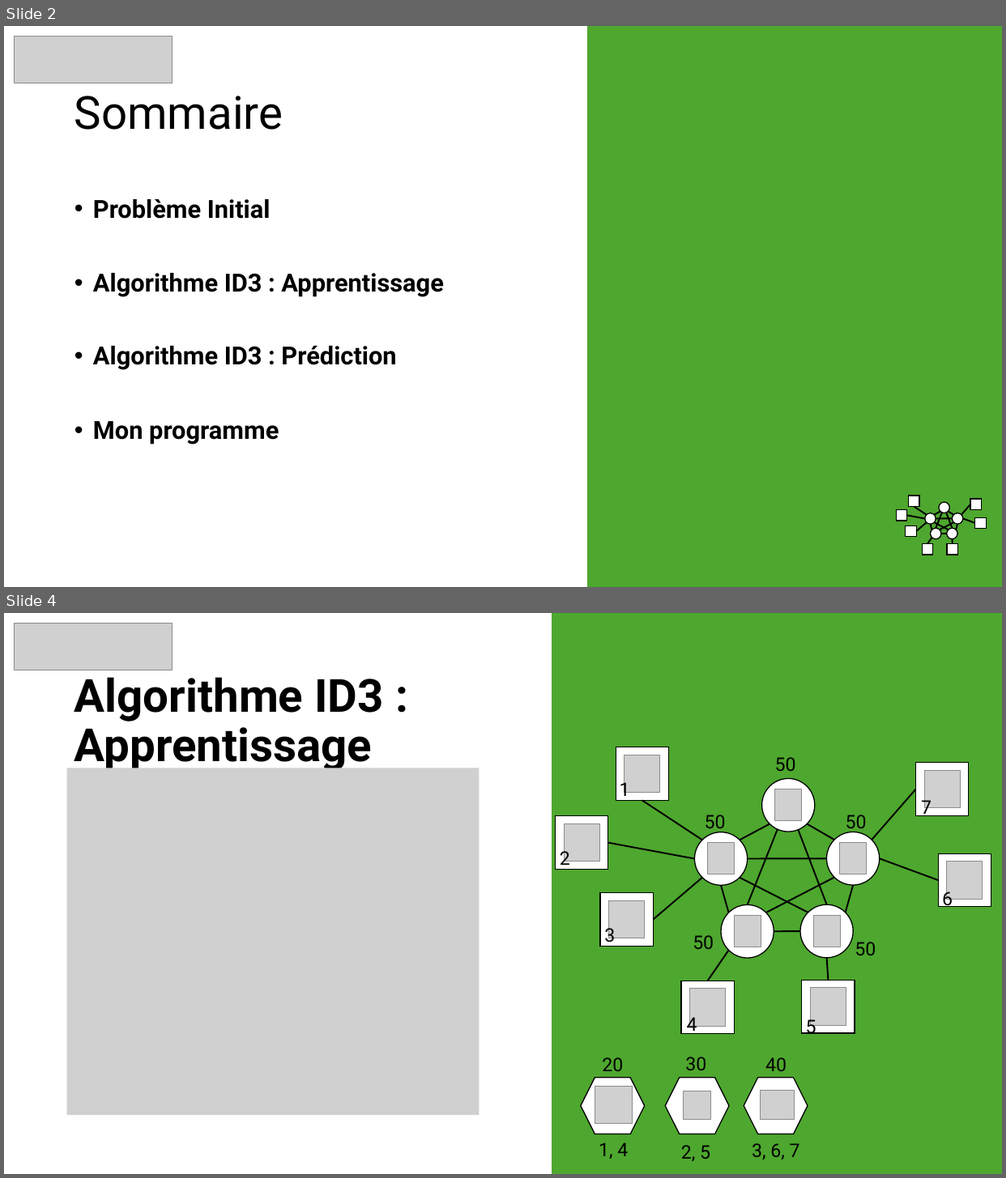
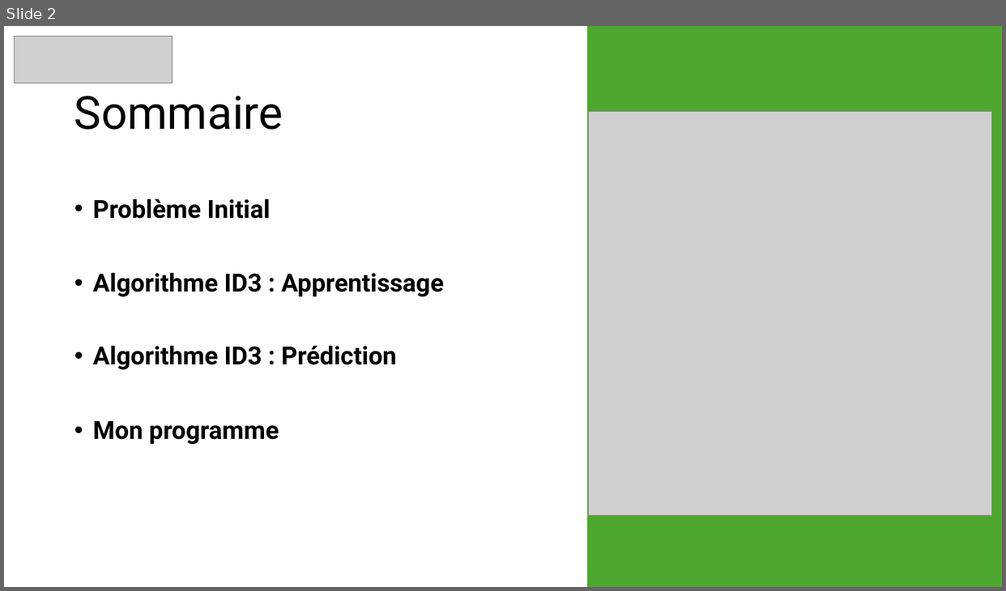
Before and after one commit to snonow/PROJ631-Arbres_de_decision, a slide deck: Presentation-Proj631 - Arbre_de_Décision.pptx. Shown one above the other, each under a label of ours: slides 2 and 4 before the commit, slide 2 after it; the slides between them are not shown. The pictures are 1006x1178 and 1006x591 pixels, drawn with LibreOffice and Linux fonts; fonts in the diff are those of the drawing; grey boxes stand for pictures; background and template pictures are left out. Boxes give left, top, right and bottom in pixels: in the first picture for what was removed or moved away, otherwise in the second. Text is boxed around its words. In the diff, an @@ line names an element or a change of style, - is before the commit and + after.

```diff
--- a/Presentation-Proj631 - Arbre_de_Décision.pptx
+++ b/Presentation-Proj631 - Arbre_de_Décision.pptx
@@ slide 4 removed at (4,613,1002,1174), background #FFFFFF @@
@@ picture removed at (14,624,172,671) @@
@@ rectangle removed at (552,613,1002,1174) @@
@@ text removed at (74,670,383,772) @@
-Algorithme ID3 : Apprentissage
@@ text removed at (775,757,796,771) @@
-50
@@ picture removed at (67,768,479,1115) @@
@@ group removed at (556,747,991,1037): 17 lines, 12 pictures, 7 rectangles, 7 texts, 5 ellipses @@
-1
-2
-3
-4
-5
-6
-7
@@ text removed at (705,815,726,833) @@
-50
@@ text removed at (846,815,867,833) @@
-50
@@ text removed at (692,935,714,949) @@
-50
@@ text removed at (854,942,876,956) @@
-50
@@ text removed at (602,1058,623,1071) @@
-20
@@ text removed at (685,1057,706,1071) @@
-30
@@ text removed at (765,1058,786,1071) @@
-40
@@ hexagon removed at (581,1078,644,1135) @@
@@ picture removed at (594,1087,632,1124) @@
@@ hexagon removed at (665,1078,729,1135) @@
@@ picture removed at (683,1092,710,1120) @@
@@ hexagon removed at (744,1078,808,1135) @@
@@ picture removed at (760,1091,794,1120) @@
@@ text removed at (599,1143,628,1159) @@
-1, 4
@@ text removed at (681,1145,710,1161) @@
-2, 5
@@ text removed at (752,1144,800,1160) @@
-3, 6, 7
@@ slide 2 changed as well @@
@@ picture added at (589,111,993,515) @@
@@ group removed at (897,496,987,555): 17 lines, 7 rectangles, 5 ellipses @@
```
Also in this commit, not shown: 3 other slides changed, 3 slides added, 2 other slides removed, 2 other files.
